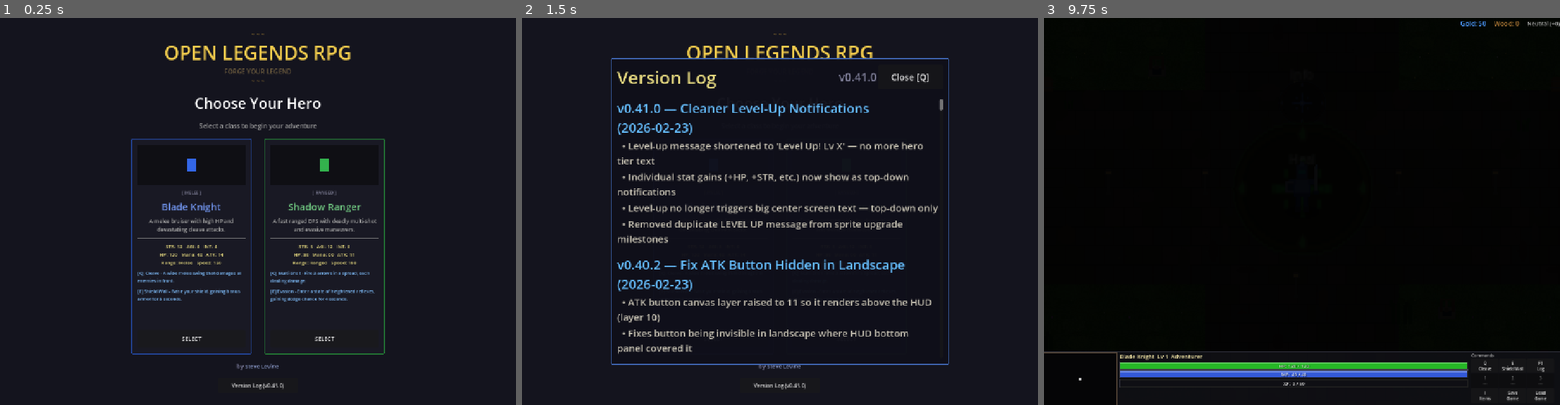
Above: before the commit, frames 1-3 (left to right).
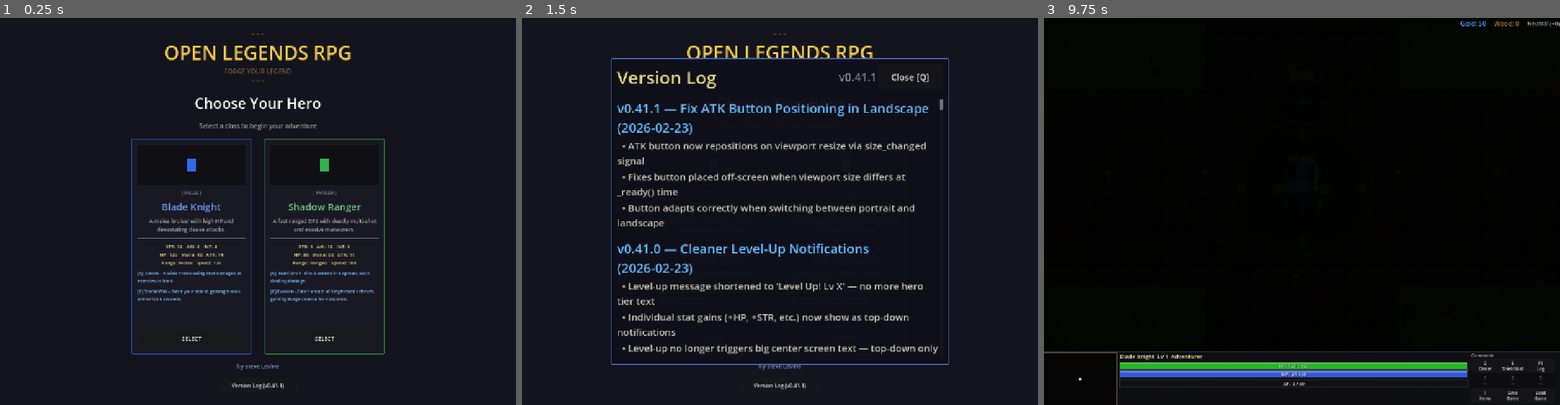
Above: after the commit, the same moments.

Repository: slxny/legends-open-rpg
Game: Godot game, scene res://scenes/main.tscn
Two runs of this game, one before a commit and one after it. Both use one fixed random seed, a clock stepped at 60 frames per second and the inputs below.
Inputs (mouse positions are in pixels of both pictures, inside the frame that each line leads up to):
- Up to frame 1 (0.25 s): no input
- Up to frame 2 (1.5 s): click "Version Log (v0.41.0)" (after the commit: "Version Log (v0.41.1)") at 0.5 s; click "SELECT" at 1.25 s
- Up to frame 3 (9.75 s): click "SELECT" at 2 s; tap Enter at 2.75, 4.25, 5.75 s; move the mouse to (1415, 192) at 2.77 s; hold D (move_right) 2.78-3.5 s; hold Q (ability_1) 2.78-3.5 s; click (1415, 192) at 2.92 s; tap Space (attack) at 3.5, 6.5 s; drag from (1198, 230) to (1276, 288) at 3.52 s; move the mouse to (1353, 126) at 4.27 s; hold D (move_right) 4.28-5 s; hold Space (attack) 4.28-5 s; drag from (1276, 288) to (1147, 153) at 5.02 s; move the mouse to (1456, 269) at 5.77 s; hold A (move_left) 5.78-6.5 s; tap 1 at 5.85 s; drag from (1147, 153) to (1224, 114) at 6.52 s; move the mouse to (1327, 211) at 7.27 s; hold S (move_down) 7.28-8 s; tap 3 at 7.35 s; click (1327, 211) at 7.42 s; drag from (1224, 114) to (1198, 230) at 8.02 s; move the mouse to (1415, 192) at 8.77 s; hold W (move_up) 8.78-9.5 s; hold Q (ability_1) 8.78-9.5 s; drag from (1198, 230) to (1276, 288) at 9.52 s

The runs differ from the first frame. In frame 1, less than 0.1% of the frame differs, in the area x 54-55%, y 94-96%; in frame 2, 8.0%, in the area x 18-81%, y 14-96%; in frame 3, nothing differs.

Commit message:
Fix ATK button not appearing in landscape — reposition on viewport resize
The button was positioned once at _ready() using the viewport size,
which may not reflect the final expanded dimensions (canvas_items +
expand stretch). Now connects to viewport.size_changed to reposition
whenever the viewport changes, and rebuilds styles/size for the
current orientation each time.

https://claude.ai/code/session_017og7U6vscobkg1TanUuk76

Diff:
--- a/scenes/player/player.gd
+++ b/scenes/player/player.gd
@@ -1634,19 +1634,34 @@
 	_mobile_atk_canvas.layer = 11  # Above HUD (which is layer 10)
 	add_child(_mobile_atk_canvas)
 
+	_mobile_atk_btn = Button.new()
+	_mobile_atk_btn.text = "ATK"
+	_mobile_atk_btn.modulate = Color(1.0, 1.0, 1.0, 0.8)
+	_mobile_atk_btn.add_theme_color_override("font_color", Color(0.95, 0.85, 0.5))
+	_mobile_atk_btn.add_theme_color_override("font_pressed_color", Color(1.0, 1.0, 0.7))
+
+	# NOTE: button_down/button_up signals are NOT connected here.  Touch
+	# detection is handled manually in _input() via InputEventScreenTouch so
+	# that multitouch works (Godot's Button only responds to the first finger).
+	_mobile_atk_canvas.add_child(_mobile_atk_btn)
+
+	# Defer positioning to ensure viewport size is finalized
+	_reposition_atk_button()
+	get_viewport().size_changed.connect(_reposition_atk_button)
+
+func _reposition_atk_button() -> void:
+	if not _mobile_atk_btn or not is_instance_valid(_mobile_atk_btn):
+		return
 	var vp_size = get_viewport().get_visible_rect().size
 	var is_landscape = vp_size.x > vp_size.y
 	var btn_size = 120 if is_landscape else 180
 
-	_mobile_atk_btn = Button.new()
-	_mobile_atk_btn.text = "ATK"
 	_mobile_atk_btn.custom_minimum_size = Vector2(btn_size, btn_size)
 	_mobile_atk_btn.size = Vector2(btn_size, btn_size)
 	# Position: lower-right, above the HUD bottom panel
 	var margin_right = 30 if is_landscape else 40
 	var margin_bottom = 160 if is_landscape else 170
 	_mobile_atk_btn.position = Vector2(vp_size.x - btn_size - margin_right, vp_size.y - btn_size - margin_bottom)
-	_mobile_atk_btn.modulate = Color(1.0, 1.0, 1.0, 0.8)
 
 	# Style: dark background with gold border for SC:BW feel
 	var style_normal = StyleBoxFlat.new()
@@ -1666,15 +1681,7 @@
 	_mobile_atk_btn.add_theme_stylebox_override("hover", style_hover)
 
 	_mobile_atk_btn.add_theme_font_size_override("font_size", 36 if is_landscape else 52)
-	_mobile_atk_btn.add_theme_color_override("font_color", Color(0.95, 0.85, 0.5))
-	_mobile_atk_btn.add_theme_color_override("font_pressed_color", Color(1.0, 1.0, 0.7))
-	# Pivot at center so scale animations expand outward
 	_mobile_atk_btn.pivot_offset = Vector2(btn_size / 2.0, btn_size / 2.0)
-
-	# NOTE: button_down/button_up signals are NOT connected here.  Touch
-	# detection is handled manually in _input() via InputEventScreenTouch so
-	# that multitouch works (Godot's Button only responds to the first finger).
-	_mobile_atk_canvas.add_child(_mobile_atk_btn)
 
 func _on_mobile_attack_pressed() -> void:
 	_flash_atk_button()
--- a/scenes/ui/changelog_dialog.gd
+++ b/scenes/ui/changelog_dialog.gd
@@ -9,9 +9,19 @@
 var _is_visible: bool = false
 var _is_mobile: bool = false
 
-const GAME_VERSION := "v0.41.0"
+const GAME_VERSION := "v0.41.1"
 
 const CHANGELOG: Array[Dictionary] = [
+	{
+		"version": "v0.41.1",
+		"title": "Fix ATK Button Positioning in Landscape",
+		"date": "2026-02-23",
+		"entries": [
+			"ATK button now repositions on viewport resize via size_changed signal",
+			"Fixes button placed off-screen when viewport size differs at _ready() time",
+			"Button adapts correctly when switching between portrait and landscape",
+		]
+	},
 	{
 		"version": "v0.41.0",
 		"title": "Cleaner Level-Up Notifications",
